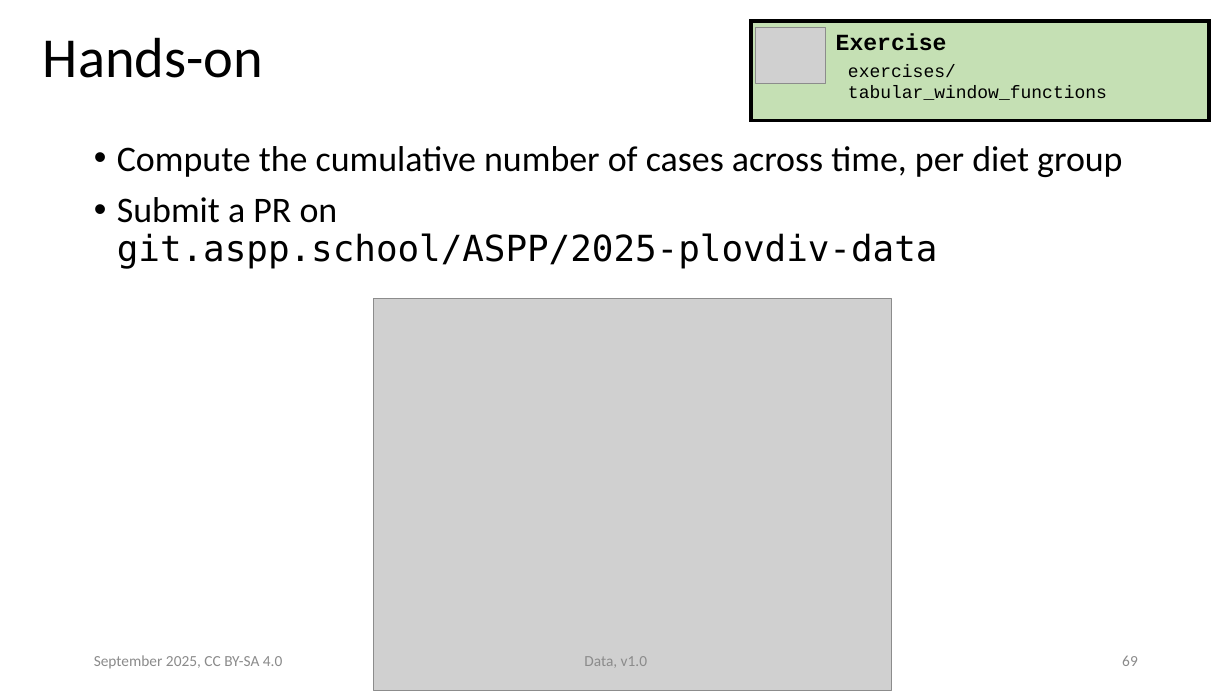
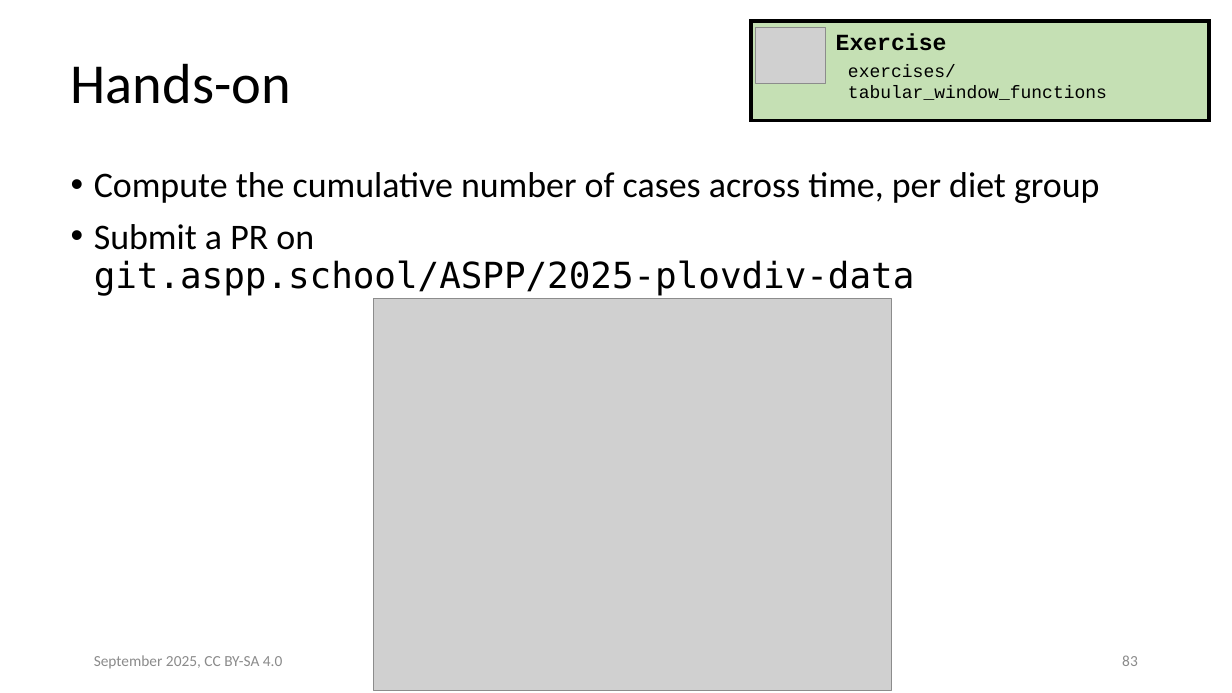
Before and after one commit to ASPP/data_class, a slide deck: slide 83 of tabular_data.pptx (slide 69 before the commit). Drawn at 1232x693 pixels with LibreOffice and Linux fonts; fonts in the diff are those of the drawing; grey boxes stand for pictures. Boxes give left, top, right and bottom in pixels: in the first picture for what was removed or moved away, otherwise in the second. Text is boxed around its words. In the diff, an @@ line names an element or a change of style, - is before the commit and + after.

```diff
--- a/tabular_data.pptx
+++ b/tabular_data.pptx
@@ title "Hands-on": place and size @@
-title "Hands-on" at [43,37,263,78]
+title "Hands-on" at [71,63,291,104]
@@ text "Compute the cumulative number of ...": place and size @@
-text "Compute the cumulative number of ..." at [117,146,1122,269]
+text "Compute the cumulative number of ..." at [94,172,1099,296]
@@ text removed at [584,656,647,667] @@
-Data, v1.0
@@ page number at [1122,655,1138,666]: text changed @@
-69
+83
```
Also in this commit, not shown: 66 other slides changed, 17 slides added, 3 slides removed, 21 other files.
